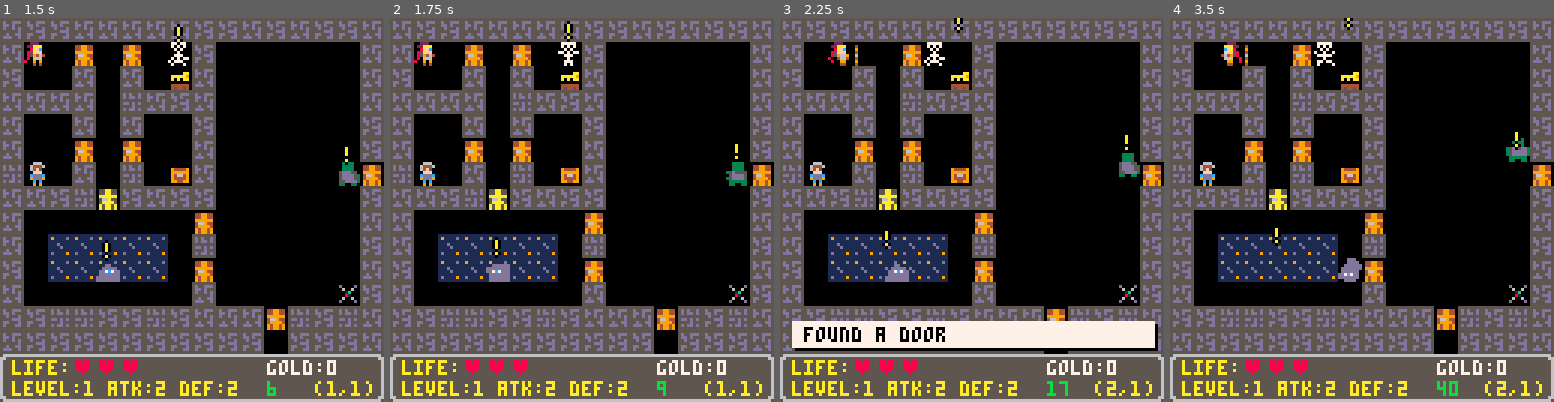
Above: before the commit, frames 1-4 (left to right).
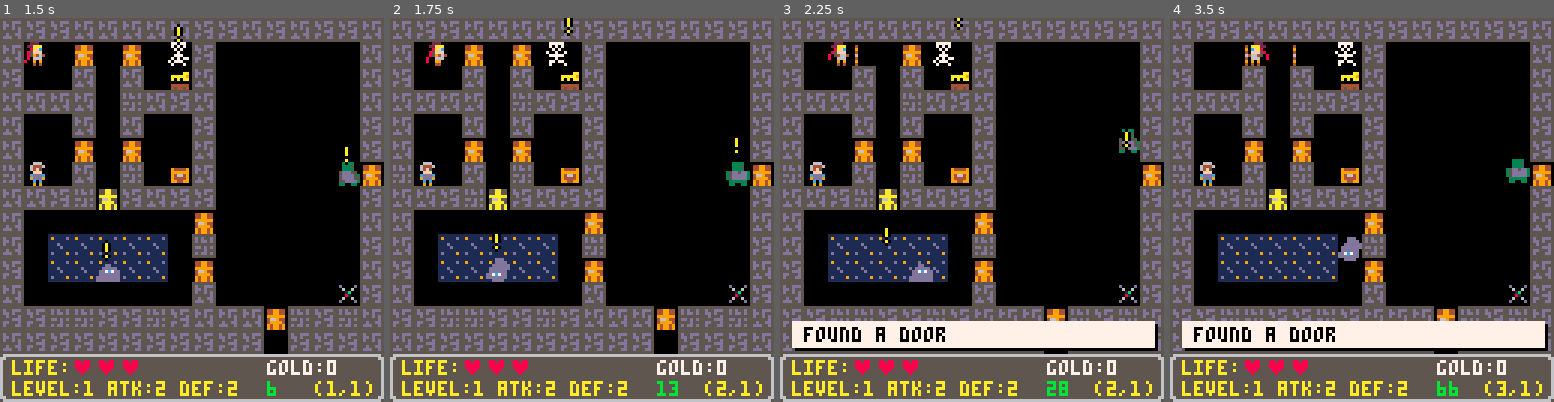
Above: after the commit, the same moments.

Repository: lauripaulo/pico8-games
Game: PICO-8 cartridge carts/yarpg/yarpg.p8
The game is run twice, just before and just after one commit, with the same random seed, the same clock (stepped at 60 frames per second) and the same inputs.
Inputs:
- Up to frame 1 (1.5 s): tap X (X key) at 0.33, 1.07 s
- Up to frame 2 (1.75 s): hold Right from 1.6 s (still down)
- Up to frame 3 (2.25 s): tap X (X key) at 1.85 s; release Right at 2.1 s; hold Up from 2.15 s (still down)
- Up to frame 4 (3.5 s): release Up at 2.42 s; hold Right 2.47-3.03 s; tap X (X key) at 2.97 s; hold Left from 3.08 s (still down)

Frame 1 is identical in both runs. In frame 2, 1.2% of the frame differs, in the area x 6-94%, y 0-99%; in frame 3, 1.4%; in frame 4, 9.5%, in the area x 3-99%, y 0-99%.

Commit message:
Update yarpg.p8
New pathfinding impl.

Diff:
--- a/carts/yarpg/yarpg.p8
+++ b/carts/yarpg/yarpg.p8
@@ -113,6 +113,7 @@
 		if btn(⬆️) then
 			me.flipx=false
 			me.tomy-=1
+			findpath(me.mapx,me.mapy,7,7,20)
 		elseif btn(⬇️) then
 			me.flipx=true
 			me.tomy+=1
@@ -138,15 +139,15 @@
 function eval_playermove()
 	local mobhit,mob=hit_mob(me)
 		if map_collide(me,0) then
-		if map_collide(me,1) then
-			found_door(me.tomx,me.tomy)
-		elseif map_collide(me,2) then
-			found_key(me.tomx,me.tomy)
-		elseif map_collide(me,3) then
-			found_chest(me.tomx,me.tomy)
-		else
-			sfx(0)
-		end
+			if map_collide(me,1) then
+				found_door(me.tomx,me.tomy)
+			elseif map_collide(me,2) then
+				found_key(me.tomx,me.tomy)
+			elseif map_collide(me,3) then
+				found_chest(me.tomx,me.tomy)
+			else
+				sfx(0)
+			end
 		me.tomx=me.mapx
 		me.tomy=me.mapy
 	elseif mobhit then
@@ -417,76 +418,50 @@
 -- ob: source obj
 -- tg: target obj
 -- depth: how deep to search
-function findpath(ob,tg,depth)
-	local found=nil
-	local visited={}
-	local numcells=0
-	local cr=nil
-	-- same location
-	if ob.mapx!=tg.mapx
-	and ob.mapy!=tg.mapy
-	then
-		-- initial cell
-		push(
-			pathstk,
-			newcell(ob.mapx,ob.mapy,nil)
-		)
-		printh(ob.name.." path:")
-		while found==nil or numcells<=depth do
-			cr=pop(pathstk)
-			if (cr==nill) break
-			add(visited,cr)
-			printh("->pop cr.x="..cr.x.."/cr.y="..cr.y.."/numcells="..numcells)
-			--
-			add(
-				debug,
-				{x1=cr.x*8,y1=cr.y*8,x2=cr.x*8+7,y2=cr.y*8+7}
+function findpath(ox,oy,tx,ty,depth)
+	printh("findpath("..ox..","..oy..","..tx..","..ty..","..depth..")")
+	local vist=0
+	local minfo={}
+	local cells,cur,fnd=0,nil,false
+	local start=newcell(ox,oy,nil)
+	equeue(minfo,start)
+	repeat
+		vist+=1
+		cur=dqueue(minfo)
+		printh("->inspect cur: ("..cur.x..","..cur.y..") - visit: "..vist)
+		fnd=cur.x==tx and cur.y==ty
+		if fnd then
+			printh("->found! cur==tg")
+			break
+		end
+		cells=mvcells(cur.x,cur.y)
+		printh("->found #"..#cells.." cells")
+		for pm in all(cells) do
+			local nc=newcell(
+				pm.x,pm.y,curr
 			)
-			--
-			local mx,my,flg=0,0,0
-			for ds in all(directions) do
-				-- adjacent cells
-				mx=cr.x+ds[1]
-				my=cr.y+ds[2]
-				printh("direction:("..ds[1]..","..ds[2]..")")
-				local ncl=newcell(mx,my,cr)
-				-- cell visted?
-				if not findtbl(visited,ncl) then
-					printh("->not visited.")
-					-- can move?
-					flg=fget(mget(mx,my),1)
-					print("->flg:"..b2s(flg))
-					if flg then
-						-- yes, can move!
-						printh("->can move.")
-						numcells+=1
-						if tg.mapx==mx
-						and tg.mapy==my then
-							--found target!
-							found=ncl
-							break
-						end
-							push(
-								pathstk,
-								ncl
-							)
-					end
-				end
-			end
-		end
-	end
-	if (found==nil) return nil
-	local path={}
-	while cr!=nill do
-		printh("->path step mapx:"..cr.x.."/mapy:"..cr.y)
-		add(path,
-			{
-				mx=cr.x,
-				my=cr.y
-			})
-		cr=cr.from
-	end
-	return path
+			equeue(minfo,nc)
+			print("->add to minfo")
+		end
+		print("->minfo #="..#minfo)
+	until vist<=depth
+	printh("->search ends.")
+end
+
+function mvcells(mx,my)
+	printh("getmovcells("..mx..","..my..")")
+	local cells={}
+	for ds in all(directions) do
+		local xx=ds[1]+mx
+		local yy=ds[2]+my
+		printh("->cell ("..xx..","..yy..")")
+		if fget(mget(xx,yy),0) then
+			add(cells,{x=xx,y=yy})
+			printh("->can move to ("..xx..","..yy..")")
+		end
+	end
+	printh("end mvcells()")
+	return cells
 end
 
 -->8
@@ -548,7 +523,6 @@
 end
 
 function think(mob)
-	findpath(mob,me)
 	for ds in all(directions) do
 		mob.tomx=ds[1]+mob.mapx
 		mob.tomy=ds[2]+mob.mapy
@@ -902,9 +876,9 @@
 end
 
 -- fifo
-enqueue=add
-
-function dequeue(queue)
+equeue=add
+
+function dqueue(queue)
     local v = queue[1]
     del(queue, v)
     return v
